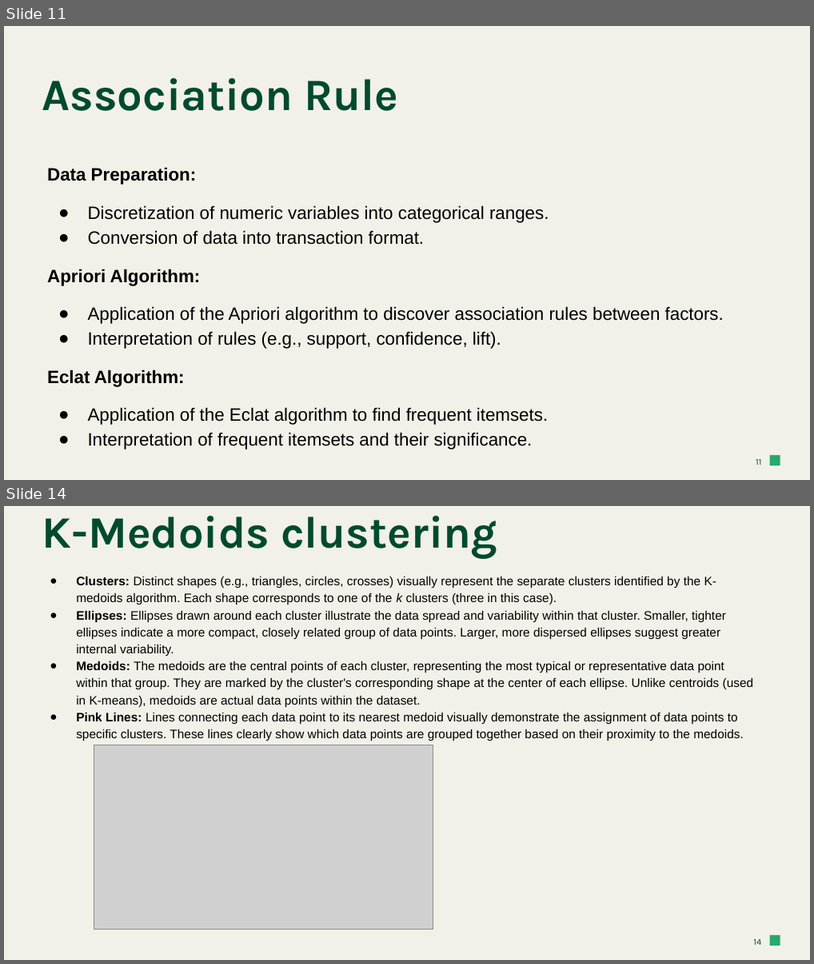
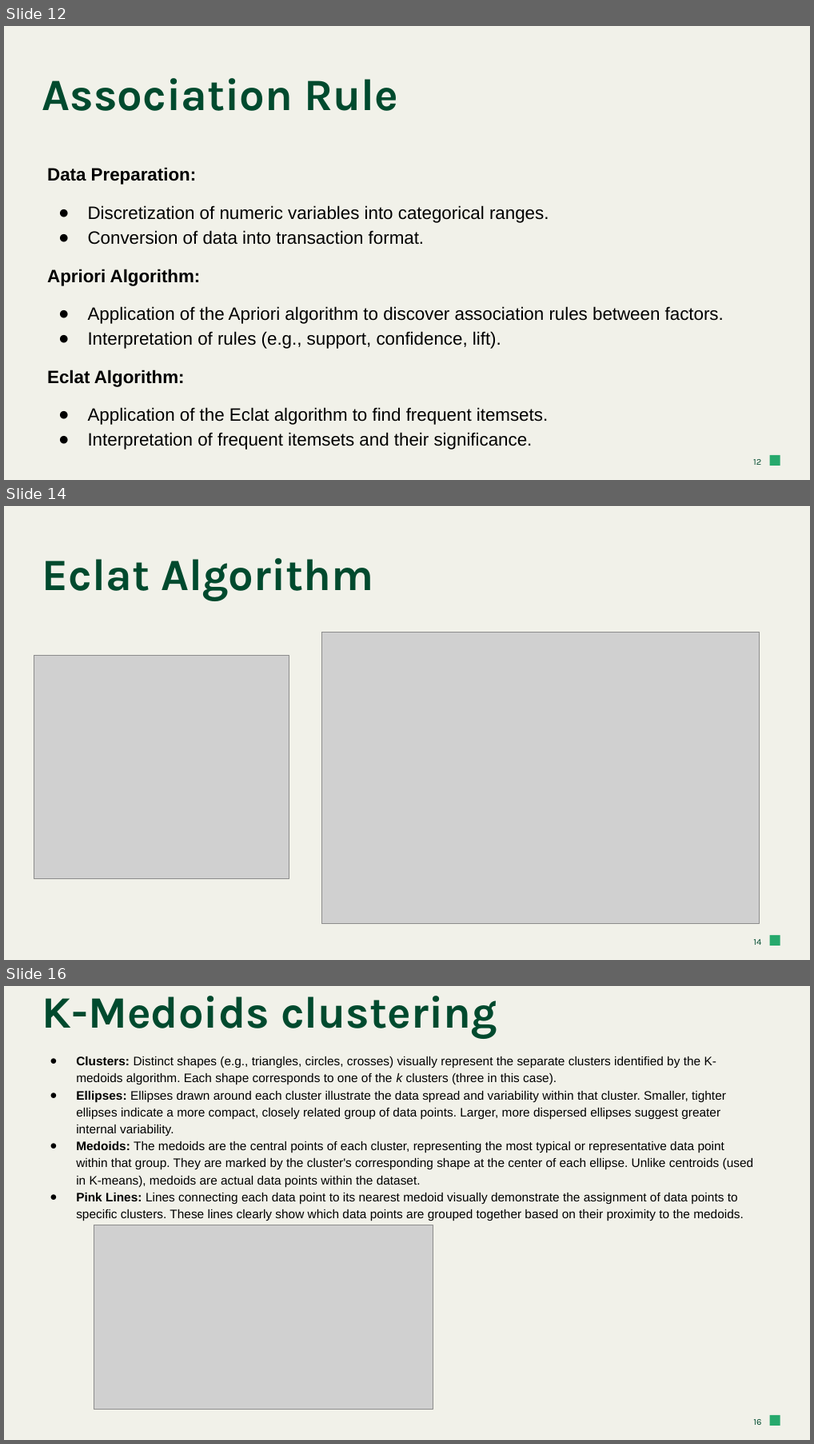
Before and after one commit to vemuladevendran/datamining, a slide deck: GROUP-10.pptx. Shown one above the other, each under a label of ours: slides 11 and 14 before the commit, slides 12, 14 and 16 after it; the slides between them are not shown. The pictures are 814x964 and 814x1444 pixels, drawn with LibreOffice and Linux fonts; fonts in the diff are those of the drawing; grey boxes stand for pictures. Boxes give left, top, right and bottom in pixels: in the first picture for what was removed or moved away, otherwise in the second. Text is boxed around its words. In the diff, an @@ line names an element or a change of style, - is before the commit and + after.

```diff
--- a/GROUP-10.pptx
+++ b/GROUP-10.pptx
@@ slide 14 added at [4,506,810,960], background #F1F1E9; not listed: 1 template element that a slide beside it also shows @@
@@ title added at [42,558,374,601], 40 pt, text #004A2E, bold @@
+Eclat Algorithm
@@ picture added at [322,632,759,923] @@
@@ picture added at [34,655,290,879] @@
@@ page number added at [754,939,762,944], 8 pt, text #004A2E @@
+14
@@ what was slide 11 is now slide 12 @@
@@ page number at [754,459,762,464]: text changed @@
-11
+12
@@ what was slide 14 is now slide 16 @@
@@ page number at [754,1419,762,1424]: text changed @@
-14
+16
```
Also in this commit, not shown: 4 slides changed, 2 other slides added, 1 slide removed.
